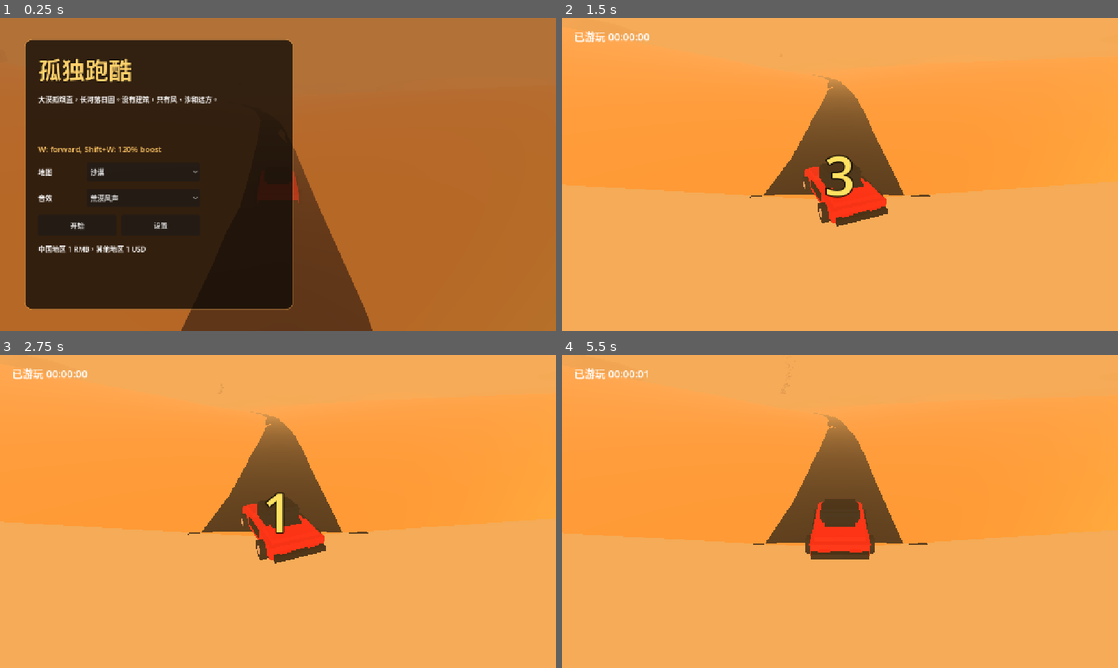
Above: before the commit, frames 1-4 (two rows, left to right).
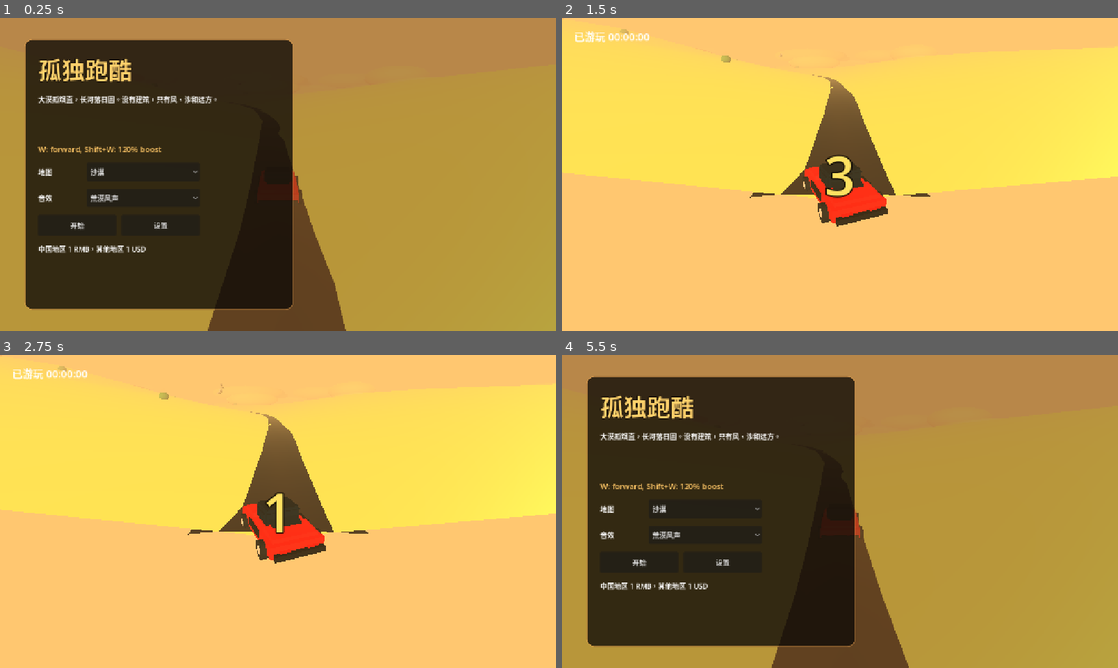
Above: after the commit, the same moments.

Repository: lcjwy/game_parkour_by_godot
Game: Godot game, scene res://scenes/ui/main_menu.tscn
The game is run twice, just before and just after one commit, with the same random seed, the same clock (stepped at 60 frames per second) and the same inputs.
Inputs (mouse positions are in pixels of both pictures, inside the frame that each line leads up to):
- Up to frame 1 (0.25 s): no input
- Up to frame 2 (1.5 s): click "开始" at 0.5 s; tap Enter (confirm) at 1.25 s; hold W (accelerate) from 1.28 s (still down); hold Shift (boost) from 1.28 s (still down)
- Up to frame 3 (2.75 s): tap Space at 1.52, 2.27 s; tap Enter (confirm) at 2, 2.1 s; release W (accelerate) at 2.03 s; release Shift (boost) at 2.03 s
- Up to frame 4 (5.5 s): hold Shift (boost) 2.78-3.53 s; hold W (accelerate) 2.78-4.28 s; tap Enter (confirm) at 3.5, 3.6, 4.25 s; tap Space at 3.77, 4.52 s; hold Shift (boost) 4.28-5 s; click (967, 596) at 5 s, where only the run after the commit has a clickable "返回主菜单"

The runs differ from the first frame. In frame 1, 42% of the frame differs, in the area x 0-100%, y 9-100%; in frame 2, 95%; in frame 3, 95%; in frame 4, 100%, in the area x 0-100%, y 0-100%.

Commit message:
Adjust run start and environment behavior

Diff:
--- a/SolitudeRun/autoload/audio_manager.gd
+++ b/SolitudeRun/autoload/audio_manager.gd
@@ -19,7 +19,7 @@
 	_player.stream = _generator
 	_player.bus = "Master"
 	add_child(_player)
-	play_preset(GameState.selected_audio_preset())
+	set_preset(GameState.selected_audio_preset())
 
 func set_preset(preset: AudioPreset) -> void:
 	_preset = preset
--- a/SolitudeRun/autoload/translation_service.gd
+++ b/SolitudeRun/autoload/translation_service.gd
@@ -21,15 +21,16 @@
 		"settings.back": "返回",
 		"map.desert": "沙漠",
 		"map.desert.desc": "大漠孤烟直，长河落日圆。没有建筑，只有风、沙和远方。",
-		"map.jungle": "雨林",
-		"map.jungle.desc": "潮湿、密林、雨幕和偶发雷声。",
+		"map.jungle": "草原",
+		"map.jungle.desc": "开阔草地、晴朗天空和偶尔吹过的轻风。",
 		"audio.wind": "荒漠风声",
-		"audio.rain": "雨林雨声",
+		"audio.rain": "草原微风",
 		"audio.engine": "低沉引擎",
 		"hud.played": "已游玩",
 		"toast.one_hour": "已经坚持1小时",
 		"toast.two_half_hours": "放弃也许会更好，欢迎再次体验",
 		"result.failed": "未达到终点，放弃也许是一种更好的选择。",
+		"result.released_accelerate": "你松开了 W 键，本局结束。",
 		"result.success": "你也许浪费了3小时，但是超越孤独的勇者，人生的意义就在对抗孤独。",
 		"result.back": "返回主菜单"
 	},
@@ -49,15 +50,16 @@
 		"settings.back": "Back",
 		"map.desert": "Desert",
 		"map.desert.desc": "A lone smoke column over the vast desert; a long river under the setting sun.",
-		"map.jungle": "Rainforest",
-		"map.jungle.desc": "Wet leaves, dense green, rain curtains, and distant thunder.",
+		"map.jungle": "Grassland",
+		"map.jungle.desc": "Open grass, clear sky, and occasional soft wind.",
 		"audio.wind": "Desert Wind",
-		"audio.rain": "Rainforest Rain",
+		"audio.rain": "Grassland Breeze",
 		"audio.engine": "Low Engine",
 		"hud.played": "Played",
 		"toast.one_hour": "You have endured 1 hour.",
 		"toast.two_half_hours": "Giving up may be better. Welcome back anytime.",
 		"result.failed": "You did not reach the finish. Giving up may be a better choice.",
+		"result.released_accelerate": "You released W. This run is over.",
 		"result.success": "You may have wasted 3 hours, but a hero who surpasses loneliness finds meaning in resisting it.",
 		"result.back": "Back to Menu"
 	},
@@ -77,15 +79,16 @@
 		"settings.back": "뒤로",
 		"map.desert": "사막",
 		"map.desert.desc": "넓은 사막의 외로운 연기와 지는 해 아래 긴 강.",
-		"map.jungle": "우림",
-		"map.jungle.desc": "젖은 잎, 짙은 숲, 빗줄기와 먼 천둥.",
+		"map.jungle": "초원",
+		"map.jungle.desc": "넓은 풀밭, 맑은 하늘, 가끔 스치는 산들바람.",
 		"audio.wind": "사막 바람",
-		"audio.rain": "우림 빗소리",
+		"audio.rain": "초원 산들바람",
 		"audio.engine": "낮은 엔진음",
 		"hud.played": "플레이 시간",
 		"toast.one_hour": "1시간을 버텼습니다.",
 		"toast.two_half_hours": "포기하는 편이 더 나을지도 모릅니다. 다시 찾아와 주세요.",
 		"result.failed": "종점에 도달하지 못했습니다. 포기도 더 나은 선택일 수 있습니다.",
+		"result.released_accelerate": "W 키를 놓았습니다. 이번 주행은 종료됩니다.",
 		"result.success": "당신은 3시간을 낭비했을지 모릅니다. 그러나 고독을 넘어선 용자에게 삶의 의미는 고독에 맞서는 데 있습니다.",
 		"result.back": "메뉴로"
 	}
--- a/SolitudeRun/resources/maps/desert.tres
+++ b/SolitudeRun/resources/maps/desert.tres
@@ -10,10 +10,10 @@
 atmosphere = &"desert"
 target_duration_seconds = 10800.0
 road_width = 8.0
-road_color = Color(0.24, 0.2, 0.16, 1)
-ground_color = Color(0.78, 0.58, 0.31, 1)
-sky_color = Color(0.96, 0.46, 0.20, 1)
-fog_color = Color(0.96, 0.67, 0.34, 1)
+road_color = Color(0.30, 0.24, 0.17, 1)
+ground_color = Color(0.88, 0.67, 0.36, 1)
+sky_color = Color(1.00, 0.62, 0.28, 1)
+fog_color = Color(1.00, 0.78, 0.44, 1)
 curve_strength = 38.0
 weather_enabled = false
 marker_color = Color(0.95, 0.83, 0.52, 1)
--- a/SolitudeRun/resources/maps/jungle.tres
+++ b/SolitudeRun/resources/maps/jungle.tres
@@ -4,16 +4,16 @@
 
 [resource]
 script = ExtResource("1_map")
-id = &"jungle"
+id = &"grassland"
 display_key = "map.jungle"
 description_key = "map.jungle.desc"
-atmosphere = &"jungle"
+atmosphere = &"grassland"
 target_duration_seconds = 10800.0
 road_width = 7.2
-road_color = Color(0.13, 0.15, 0.12, 1)
-ground_color = Color(0.10, 0.30, 0.16, 1)
-sky_color = Color(0.25, 0.37, 0.32, 1)
-fog_color = Color(0.16, 0.28, 0.22, 1)
+road_color = Color(0.20, 0.21, 0.16, 1)
+ground_color = Color(0.34, 0.55, 0.22, 1)
+sky_color = Color(0.55, 0.76, 0.86, 1)
+fog_color = Color(0.62, 0.78, 0.60, 1)
 curve_strength = 28.0
-weather_enabled = true
-marker_color = Color(0.45, 0.85, 0.48, 1)
+weather_enabled = false
+marker_color = Color(0.65, 0.90, 0.40, 1)
--- a/SolitudeRun/scripts/game/game_root.gd
+++ b/SolitudeRun/scripts/game/game_root.gd
@@ -33,7 +33,7 @@
 
 func _ready() -> void:
 	_map_config = GameState.selected_map()
-	AudioManager.play_preset(GameState.selected_audio_preset())
+	AudioManager.set_preset(GameState.selected_audio_preset())
 	_build_world()
 	_build_hud()
 	GameState.start_run()
@@ -67,6 +67,10 @@
 		_update_hud()
 		return
 
+	if not Input.is_action_pressed("accelerate"):
+		_fail_run("result.released_accelerate")
+		return
+
 	_elapsed += delta
 	GameState.update_elapsed(_elapsed)
 
@@ -98,14 +102,23 @@
 	_env.background_color = _map_config.sky_color
 	_env.fog_enabled = true
 	_env.fog_light_color = _map_config.fog_color
-	_env.fog_density = 0.018 if _map_config.weather_enabled else 0.009
+	if _map_config.atmosphere == &"desert":
+		_env.fog_density = 0.0045
+	elif _map_config.weather_enabled:
+		_env.fog_density = 0.018
+	else:
+		_env.fog_density = 0.0065
 	_environment.environment = _env
 	add_child(_environment)
 
 	_scene_light = DirectionalLight3D.new()
 	_scene_light.name = "SceneLight"
-	_scene_light.light_color = Color(1.0, 0.74, 0.46) if _map_config.atmosphere == &"desert" else Color(0.72, 0.88, 0.70)
-	_scene_light.light_energy = 2.2 if _map_config.atmosphere == &"desert" else 1.4
+	if _map_config.atmosphere == &"desert":
+		_scene_light.light_color = Color(1.0, 0.84, 0.56)
+		_scene_light.light_energy = 3.0
+	else:
+		_scene_light.light_color = Color(0.86, 0.96, 0.76)
+		_scene_light.light_energy = 1.85
 	_scene_light.rotation_degrees = Vector3(-18.0, -38.0, 0.0)
 	add_child(_scene_light)
 
@@ -208,10 +221,7 @@
 func _update_start_prompt(delta: float) -> void:
 	_start_prompt_remaining = maxf(_start_prompt_remaining - delta, 0.0)
 	if _start_prompt_remaining <= 0.0:
-		_countdown_active = false
-		_last_input_elapsed = _elapsed
-		if _countdown_label != null:
-			_countdown_label.visible = false
+		_begin_driving()
 		return
 	if _countdown_label == null:
 		return
@@ -221,6 +231,18 @@
 	else:
 		_countdown_label.text = "GO!!!"
 	_countdown_label.visible = true
+
+func _begin_driving() -> void:
+	if not _countdown_active:
+		return
+	_countdown_active = false
+	_last_input_elapsed = _elapsed
+	if _countdown_label != null:
+		_countdown_label.visible = false
+	if not Input.is_action_pressed("accelerate"):
+		_fail_run("result.released_accelerate")
+		return
+	AudioManager.play_preset(GameState.selected_audio_preset())
 
 func _check_inactivity_failure() -> bool:
 	var inactivity_elapsed := _current_inactivity_elapsed()
@@ -268,13 +290,13 @@
 	_toast_label.visible = true
 	_toast_hide_time = _elapsed + duration
 
-func _fail_run() -> void:
+func _fail_run(result_key: String = "result.failed") -> void:
 	if not _running:
 		return
 	_running = false
 	SaveManager.record_run(_elapsed)
-	GameState.fail_run()
-	_show_result(TranslationService.text("result.failed"))
+	GameState.fail_run(result_key)
+	_show_result(TranslationService.text(result_key))
 
 func _complete_run() -> void:
 	if not _running:
--- a/SolitudeRun/scripts/ui/main_menu.gd
+++ b/SolitudeRun/scripts/ui/main_menu.gd
@@ -339,10 +339,19 @@
 	if _preview_env != null:
 		_preview_env.background_color = map_config.sky_color
 		_preview_env.fog_light_color = map_config.fog_color
-		_preview_env.fog_density = 0.018 if map_config.weather_enabled else 0.009
+		if map_config.atmosphere == &"desert":
+			_preview_env.fog_density = 0.0045
+		elif map_config.weather_enabled:
+			_preview_env.fog_density = 0.018
+		else:
+			_preview_env.fog_density = 0.0065
 	if _preview_light != null:
-		_preview_light.light_color = Color(1.0, 0.74, 0.46) if map_config.atmosphere == &"desert" else Color(0.72, 0.88, 0.70)
-		_preview_light.light_energy = 2.2 if map_config.atmosphere == &"desert" else 1.4
+		if map_config.atmosphere == &"desert":
+			_preview_light.light_color = Color(1.0, 0.84, 0.56)
+			_preview_light.light_energy = 3.0
+		else:
+			_preview_light.light_color = Color(0.86, 0.96, 0.76)
+			_preview_light.light_energy = 1.85
 	if _preview_road != null:
 		_preview_road.configure(map_config)
 	if _preview_weather != null:
@@ -365,7 +374,7 @@
 
 func _on_audio_selected(index: int) -> void:
 	var preset := load(str(_audio_option.get_item_metadata(index))) as AudioPreset
-	AudioManager.play_preset(preset)
+	AudioManager.set_preset(preset)
 
 func _show_settings() -> void:
 	_settings_panel.visible = true
@@ -374,5 +383,5 @@
 	var map_path := str(_map_option.get_item_metadata(_map_option.selected))
 	var audio_path := str(_audio_option.get_item_metadata(_audio_option.selected))
 	GameState.set_selection(map_path, audio_path)
-	AudioManager.play_preset(load(audio_path) as AudioPreset)
+	AudioManager.set_preset(load(audio_path) as AudioPreset)
 	get_tree().change_scene_to_file("res://scenes/game/game_root.tscn")
--- a/SolitudeRun/scripts/world/road_generator.gd
+++ b/SolitudeRun/scripts/world/road_generator.gd
@@ -9,7 +9,8 @@
 const TERRAIN_WIDTH: float = 900.0
 const SAND_PATCH_INTERVAL: int = 5
 const SAND_SHAPE_VARIANTS: int = 100
-const RIDGE_INTERVAL: int = 12
+const RIDGE_INTERVAL: int = 7
+const PLANT_INTERVAL: int = 9
 const WINDOW_REBUILD_SEGMENTS: int = 16
 
 var _config: MapConfig
@@ -17,10 +18,12 @@
 var _sand_patch_instance: MeshInstance3D
 var _ground_instance: MeshInstance3D
 var _ridge_instance: MultiMeshInstance3D
+var _plant_instance: MultiMeshInstance3D
 var _road_material: StandardMaterial3D
 var _sand_material: StandardMaterial3D
 var _terrain_material: StandardMaterial3D
 var _ridge_material: StandardMaterial3D
+var _plant_material: StandardMaterial3D
 var _last_start_index: int = -999999
 var _pending_start_distance: float = 0.0
 var _pending_rebuild_step: int = -1
@@ -35,6 +38,10 @@
 	_ridge_instance = MultiMeshInstance3D.new()
 	_ridge_instance.name = "DesertRidges"
 	add_child(_ridge_instance)
+
+	_plant_instance = MultiMeshInstance3D.new()
+	_plant_instance.name = "DesertPlants"
+	add_child(_plant_instance)
 
 	_mesh_instance = MeshInstance3D.new()
 	_mesh_instance.name = "RoadMesh"
@@ -75,18 +82,21 @@
 		1:
 			_rebuild_ridges(_pending_start_distance)
 		2:
+			_rebuild_desert_plants(_pending_start_distance)
+		3:
 			_rebuild_road_mesh(_pending_start_distance)
-		3:
+		4:
 			_rebuild_sand_patches(_pending_start_distance)
 
 	_pending_rebuild_step += 1
-	if _pending_rebuild_step > 3:
+	if _pending_rebuild_step > 4:
 		_pending_rebuild_step = -1
 		set_process(false)
 
 func _rebuild_all(start_distance: float) -> void:
 	_rebuild_terrain(start_distance)
 	_rebuild_ridges(start_distance)
+	_rebuild_desert_plants(start_distance)
 	_rebuild_road_mesh(start_distance)
 	_rebuild_sand_patches(start_distance)
 
@@ -275,12 +285,53 @@
 	_ridge_instance.multimesh = multimesh
 	_ridge_instance.material_override = _ridge_material
 
+func _rebuild_desert_plants(start_distance: float) -> void:
+	var plant_mesh := SphereMesh.new()
+	plant_mesh.radius = 1.0
+	plant_mesh.height = 1.35
+	plant_mesh.radial_segments = 8
+	plant_mesh.rings = 4
+
+	var multimesh := MultiMesh.new()
+	multimesh.transform_format = MultiMesh.TRANSFORM_3D
+	multimesh.mesh = plant_mesh
+	if _config.atmosphere != &"desert":
+		multimesh.instance_count = 0
+		_plant_instance.multimesh = multimesh
+		return
+
+	var plant_groups := int(visible_segments / PLANT_INTERVAL)
+	multimesh.instance_count = plant_groups * 2
+	var start_index := int(round(start_distance / segment_length))
+	for group in range(plant_groups):
+		for side_index in range(2):
+			var instance_index := group * 2 + side_index
+			var side := -1.0 if side_index == 0 else 1.0
+			var seed := start_index + group * PLANT_INTERVAL + side_index * 131
+			if _hash01(seed, 11) < 0.38:
+				multimesh.set_instance_transform(instance_index, Transform3D(Basis.IDENTITY.scaled(Vector3.ZERO), Vector3.ZERO))
+				continue
+			var distance := start_distance + float(group * PLANT_INTERVAL) * segment_length + lerpf(-18.0, 18.0, _hash01(seed, 12))
+			var lateral_offset := side * lerpf(32.0, 165.0, _hash01(seed, 13))
+			var position := sample_center(distance) + sample_right(distance) * lateral_offset
+			position.y = _terrain_height(distance, lateral_offset) + 0.85
+			var scale := Vector3(
+				lerpf(1.4, 3.8, _hash01(seed, 14)),
+				lerpf(1.2, 3.4, _hash01(seed, 15)),
+				lerpf(1.4, 4.2, _hash01(seed, 16))
+			)
+			var basis := Basis.IDENTITY.rotated(Vector3.UP, lerpf(-PI, PI, _hash01(seed, 17))).scaled(scale)
+			multimesh.set_instance_transform(instance_index, Transform3D(basis, position))
+	_plant_instance.multimesh = multimesh
+	_plant_instance.material_override = _plant_material
+
 func _build_materials() -> void:
 	_road_material = _material(_config.road_color, 0.96)
 	_road_material.vertex_color_use_as_albedo = true
 	_sand_material = _material(_config.ground_color.lightened(0.03), 0.98)
 	_terrain_material = _material(_config.ground_color, 0.94)
 	_ridge_material = _material(_config.ground_color.lightened(0.07), 0.96)
+	_plant_material = _material(Color(0.28, 0.48, 0.20), 0.86)
 
 func _road_height(distance: float, lateral_offset: float) -> float:
 	var half_width := 4.0
@@ -300,8 +351,9 @@
 	var dune_height := sin(distance * 0.0048 + lateral_offset * 0.020) * 8.8
 	dune_height += sin(distance * 0.0016 - lateral_offset * 0.010) * 15.0
 	dune_height += sin(distance * 0.010 + lateral_offset * 0.006) * 3.2
+	dune_height += sin(distance * 0.018 - lateral_offset * 0.017) * 4.6
 	var atmosphere_scale := 1.0 if _config != null and _config.atmosphere == &"desert" else 0.18
-	var side_lift := pow(blend, 1.25) * 18.0 * atmosphere_scale
+	var side_lift := pow(blend, 1.18) * 24.0 * atmosphere_scale
 	return -0.18 + (dune_height * blend + side_lift) * atmosphere_scale
 
 func _hash01(seed_a: int, seed_b: int = 0) -> float:
--- a/SolitudeRun/scripts/world/weather_system.gd
+++ b/SolitudeRun/scripts/world/weather_system.gd
@@ -12,8 +12,10 @@
 	_clear_children()
 	if config.weather_enabled:
 		_build_rain()
-	else:
+	elif config.atmosphere == &"desert":
 		_build_desert_smoke()
+	elif config.atmosphere == &"grassland":
+		_build_grassland_breeze()
 	set_process(true)
 
 func follow(target_position: Vector3) -> void:
@@ -79,6 +81,31 @@
 	smoke.draw_pass_1 = smoke_mesh
 	add_child(smoke)
 
+func _build_grassland_breeze() -> void:
+	var pollen := GPUParticles3D.new()
+	pollen.name = "GrasslandBreeze"
+	pollen.amount = 120
+	pollen.lifetime = 3.4
+	pollen.visibility_aabb = AABB(Vector3(-52, -8, -52), Vector3(104, 28, 104))
+	pollen.emitting = true
+
+	var process_material := ParticleProcessMaterial.new()
+	process_material.gravity = Vector3(0.9, -0.25, -0.35)
+	process_material.initial_velocity_min = 0.6
+	process_material.initial_velocity_max = 1.8
+	process_material.spread = 28.0
+	process_material.scale_min = 0.08
+	process_material.scale_max = 0.22
+	process_material.emission_shape = ParticleProcessMaterial.EMISSION_SHAPE_BOX
+	process_material.emission_box_extents = Vector3(44.0, 3.0, 44.0)
+	pollen.process_material = process_material
+
+	var pollen_mesh := SphereMesh.new()
+	pollen_mesh.radius = 0.08
+	pollen_mesh.height = 0.08
+	pollen.draw_pass_1 = pollen_mesh
+	add_child(pollen)
+
 func _clear_children() -> void:
 	for child in get_children():
 		child.queue_free()
Not shown, added: SolitudeRun/tools/verify_gameplay_changes.ps1
